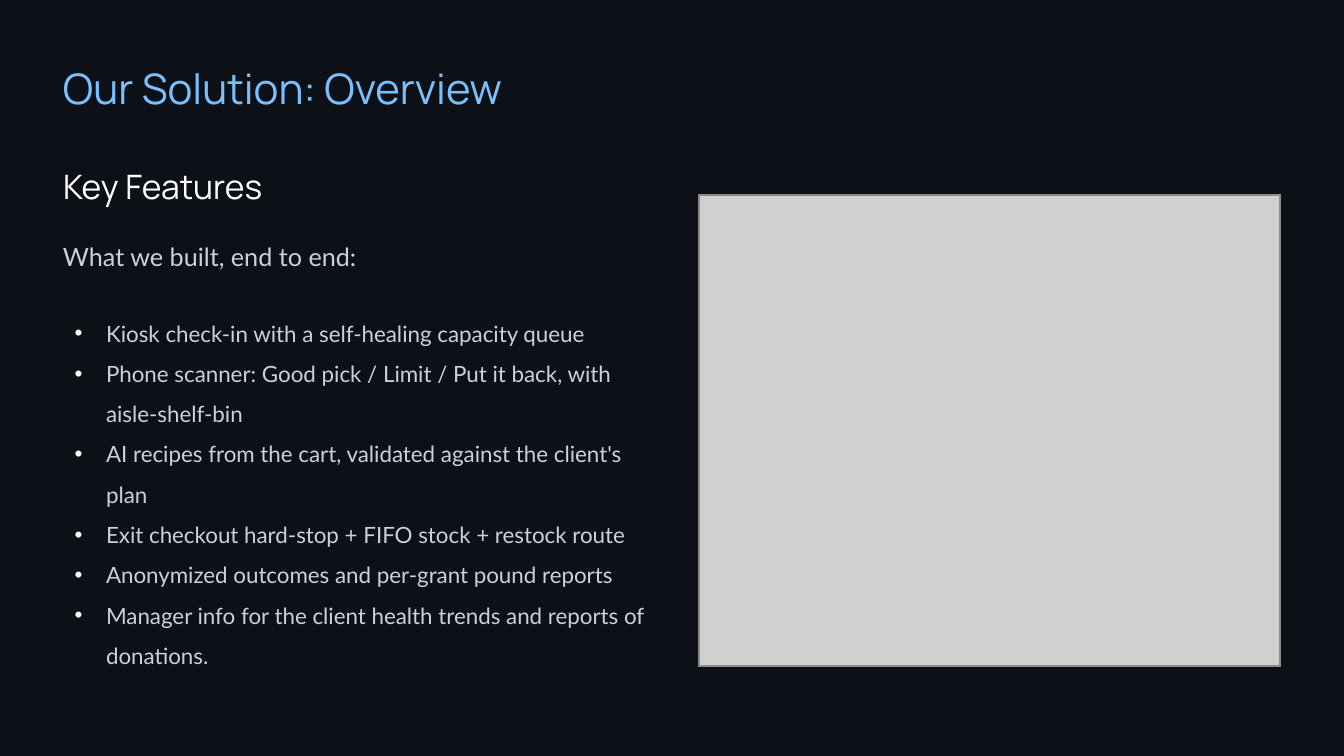
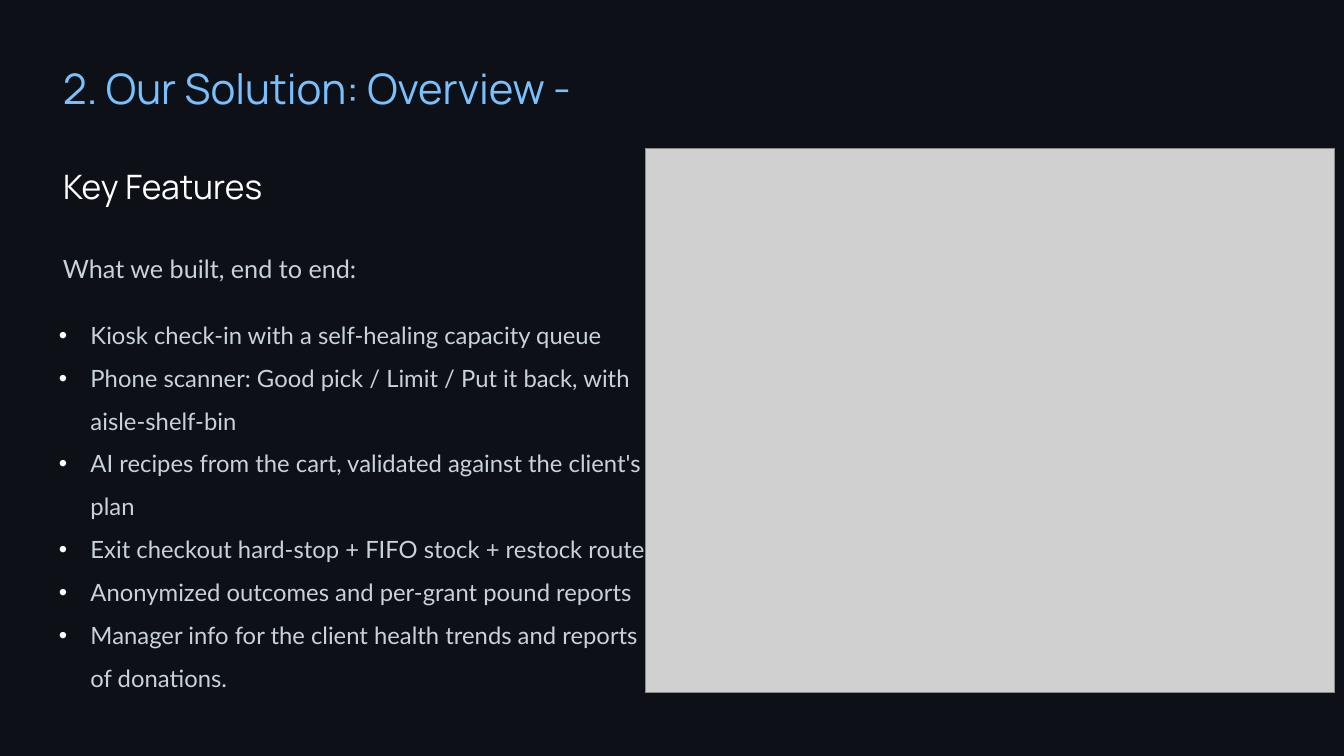
Before and after one commit to EthanM-programin/HNLP, a slide deck: slide 3 of HNLP-presentation.pptx. Drawn at 1344x756 pixels with LibreOffice and Linux fonts; fonts in the diff are those of the drawing; grey boxes stand for pictures. Boxes give left, top, right and bottom in pixels: in the first picture for what was removed or moved away, otherwise in the second. Text is boxed around its words. In the diff, an @@ line names an element or a change of style, - is before the commit and + after.

```diff
--- a/HNLP-presentation.pptx
+++ b/HNLP-presentation.pptx
@@ text at bbox=[63, 73, 544, 105]: text changed @@
-Our Solution: Overview
+2. Our Solution: Overview -
@@ picture: place and size @@
-picture at bbox=[700, 196, 1280, 666]
+picture at bbox=[646, 148, 1336, 694]
@@ picture removed at bbox=[699, 195, 1281, 667] @@
@@ text "What we built, end to ...": place and size @@
-text "What we built, end to ..." at bbox=[63, 247, 357, 269]
+text "What we built, end to ..." at bbox=[63, 259, 357, 281]
@@ text "Kiosk check-in with a self-healing ...": place and size @@
-text "Kiosk check-in with a self-healing ..." at bbox=[106, 325, 644, 664]
+text "Kiosk check-in with a self-healing ..." at bbox=[90, 326, 644, 687]
@@ text "Kiosk check-in with a self-healing ..." at bbox=[90, 326, 644, 687]: size 16 to 17 pt @@
```
Also in this commit, not shown: 10 other slides changed.
